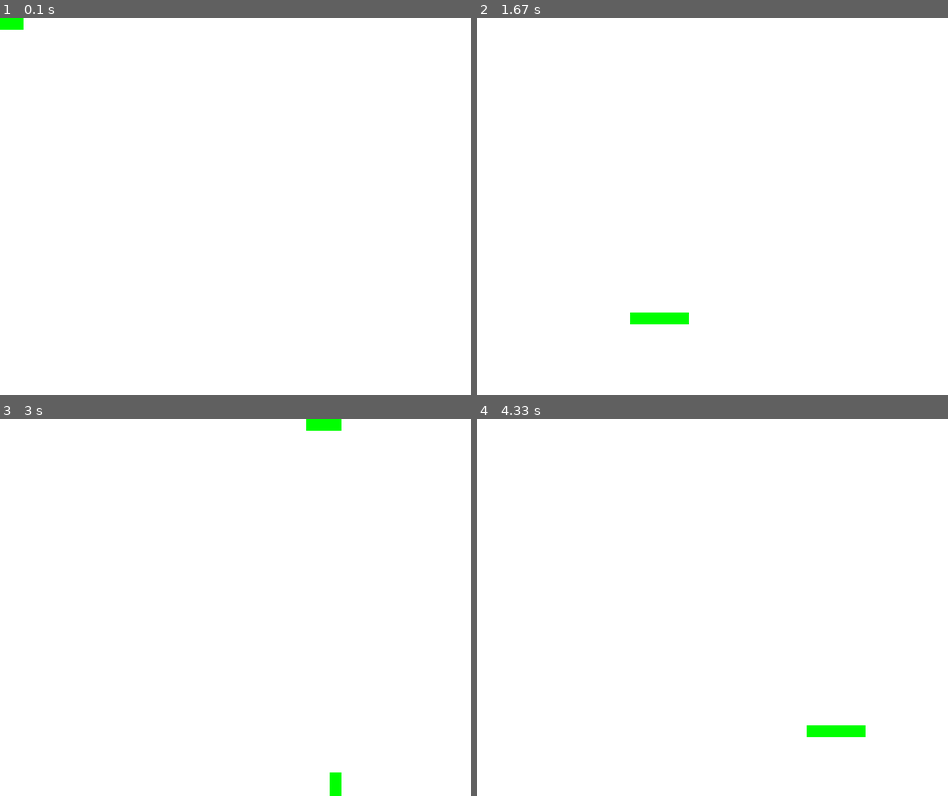
Above: before the commit, frames 1-4 (two rows, left to right).
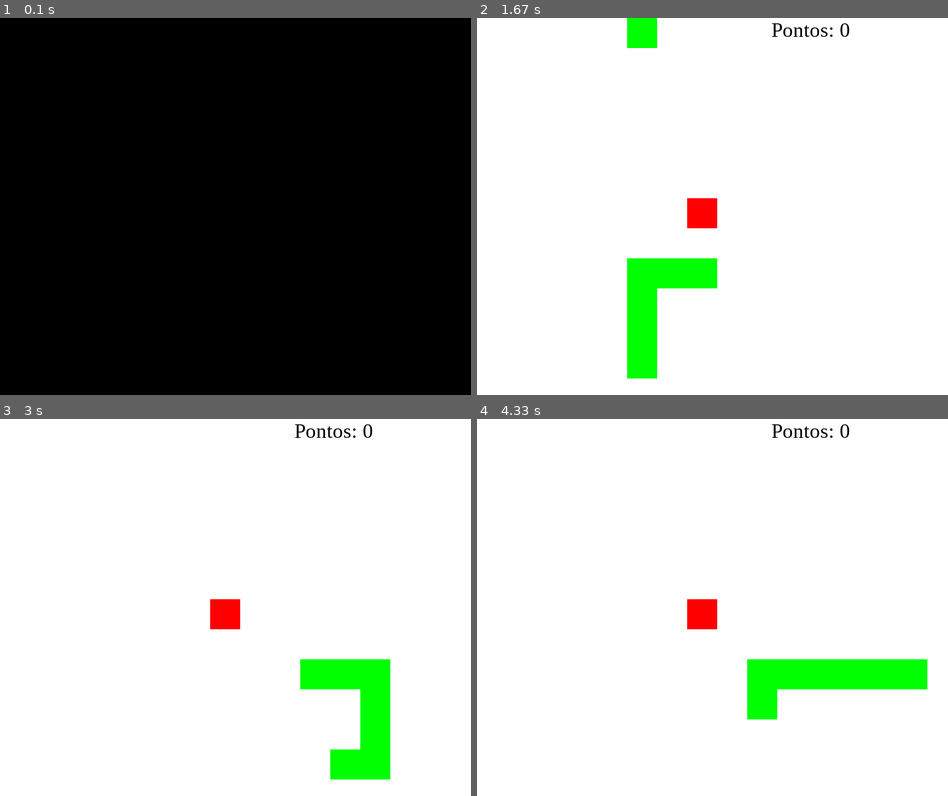
Above: after the commit, the same moments.

Repository: orahcio/aprenderpygame
Game: pygame game, started from snake.py
Same seed, same stepped clock (60 frames per second), same inputs: the game is played once before the commit and once after it.
Inputs:
- Up to frame 1 (0.1 s): no input
- Up to frame 2 (1.67 s): hold D 0.33-0.8 s; hold W 0.83-1.3 s; hold D from 1.33 s (still down)
- Up to frame 3 (3 s): release D at 1.8 s; hold S 2.4-2.78 s; hold A from 2.82 s (still down)
- Up to frame 4 (4.33 s): release A at 3.22 s; hold W 3.25-3.63 s; hold D 3.67-4.3 s

The runs differ from the first frame. In frame 1, 100% of the frame differs, in the area x 0-100%, y 0-100%; in frame 2, 4.3%; in frame 3, 4.5%; in frame 4, 4.6%.

Commit message:
Jogo finalizado, pode aumentar a proporção do snake

Diff:
--- a/snake.py
+++ b/snake.py
@@ -1,4 +1,3 @@
-
 import pygame
 from pygame.locals import *
 from sys import exit
@@ -10,9 +9,15 @@
 AMARELO = (255,255,0)
 AZUL = (0,0,255)
 FUNDO = (255,255,255)
+PRETO = (0,0,0)
 
 largura = 800
 altura = 640
+
+a = 51
+
+l = int(largura/a)
+h = int(altura/a)
 
 def jogo_na_matrix():
 
@@ -20,14 +25,7 @@
 
     tela = pygame.display.set_mode((largura,altura))
     relogio = pygame.time.Clock()
-
-    # inicialmente a tela está em branco
-    buffer = []
-    for i in range(32):
-        buffer.append([])
-        for j in range(40):
-            buffer[i].append(0)
-
+    fonte = pygame.font.SysFont('Times',35,False,False)
 
     # Controle do snake
     controle = {
@@ -38,20 +36,18 @@
         }
 
     # snake começa no canto superior da tela
-    buffer[0][0] = 1
     snake = [(0,0)]
+    maçã = (int(l/2),int(h/2))
     v = (1,0)
+    comprimento = 6
+
+    pontos = 0
 
     rodando = True
-    alterna = 0
 
     while rodando:
-        relogio.tick(15)
+        relogio.tick(7)
         tela.fill(FUNDO)
-        # apaga matriz
-        for i in range(32):
-            for j in range(40):
-                buffer[i][j] = 0
 
         for evento in pygame.event.get():
             if evento.type == QUIT:
@@ -59,45 +55,48 @@
             if evento.type == KEYDOWN:
                 if evento.key == K_ESCAPE:
                     rodando = False
-                if evento.key == K_w and v[1]<=0:
-                    v = [0,-1]
-                if evento.key == K_s and v[1]>=0:
-                    v = [0,1]
-                if evento.key == K_d and v[0]>=0:
-                    v = [1,0]
-                if evento.key == K_a and v[0]<=0:
-                    v = [-1,0]
-                # if event.key in controle:
-                #     i,j = v
-                #     il,jl = controle[event.key]
-                #     e = i*il+j*jl
-                #     e *= e
-                #     v = (i-il)*e+il, (j-jl)*e+jl
-                #     print(v)
-
+                if evento.key in controle:
+                    # A sequencia de ifs pode ser substituída por essa sequência
+                    i,j = snake[-1][0]-snake[-2][0],snake[-1][1]-snake[-2][1]
+                    il,jl = controle[evento.key]
+                    e = i*il+j*jl
+                    e *= e
+                    v = (i-il)*e+il, (j-jl)*e+jl
 
         # preenche o próximo passo
-        x = (v[0]+snake[-1][0])%40
-        y = (v[1]+snake[-1][1])%32
-        snake.append((x,y))
-        # alterna = 0
+        i = (v[0]+snake[-1][0])%l
+        j = (v[1]+snake[-1][1])%h
 
-        # desenhar a matriz conforme o snake
+        # Se ela acertar a própria cauda morre
+        if (i,j) in snake:
+            rodando = False
+
+        snake.append((i,j))
+
+        # Colidindo
+        if maçã == (i,j):
+            comprimento += 1
+            pontos += 1
+            maçã = randint(0,l-1),randint(0,h-1)
+            while maçã in snake:
+                maçã = randint(0,l-1),randint(0,h-1)
+
+        # desenhar maçã e snake
+        x,y = maçã
+        pygame.draw.rect(tela,VERMELHO,(x*a,y*a,a,a))
         for i,j in snake:
-            buffer[j][i] = 1
-
-        # desenhar retângulos conforme a matriz buffer
-        for i in range(32):
-            for j in range(40):
-                if buffer[i][j] == 1:
-                    pygame.draw.rect(tela,VERDE,(j*20,i*20,20,20))
+            pygame.draw.rect(tela,VERDE,(i*a,j*a,a,a))
 
         # limita o tamanho do snake
-        if len(snake) > 4:
+        if len(snake) > comprimento:
             snake.pop(0)
 
+        # Atualiza o placar
+        mensage = f'Pontos: {pontos}'
+        placar = fonte.render(mensage,True,PRETO)
+        tela.blit(placar,(500,0))
+
         pygame.display.flip()
-
 
     pygame.quit()
 
Not shown, changed: jogo.ipynb
Not shown, added: snake.ipynb
